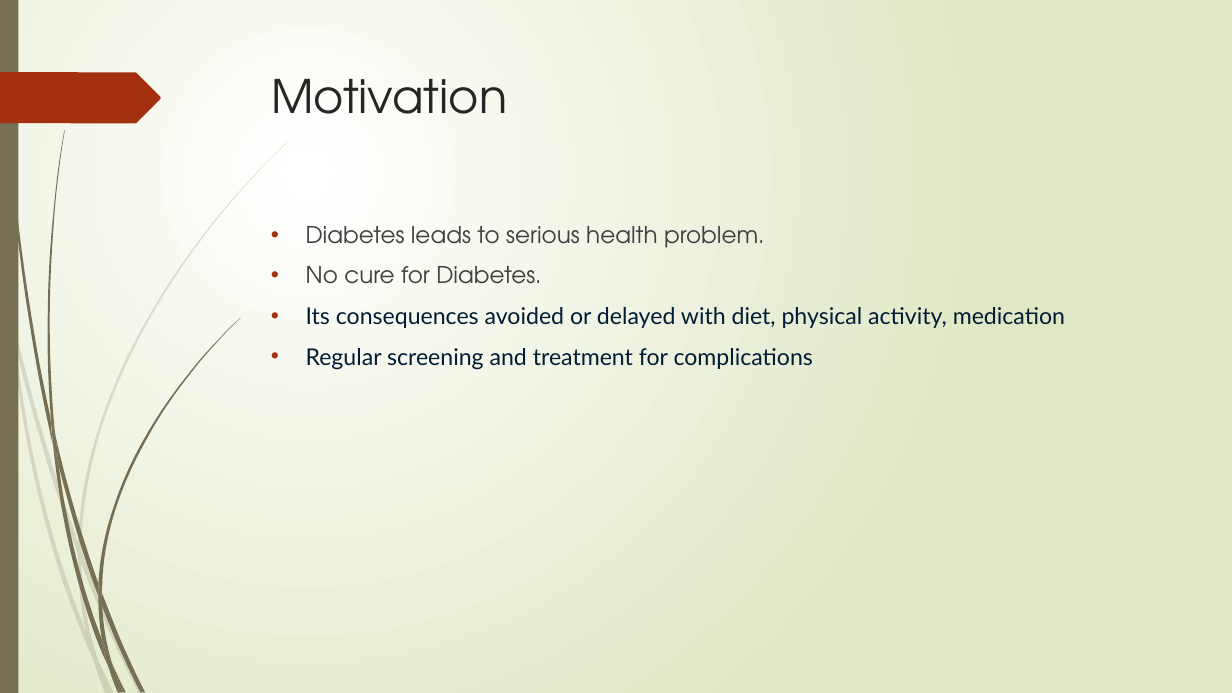
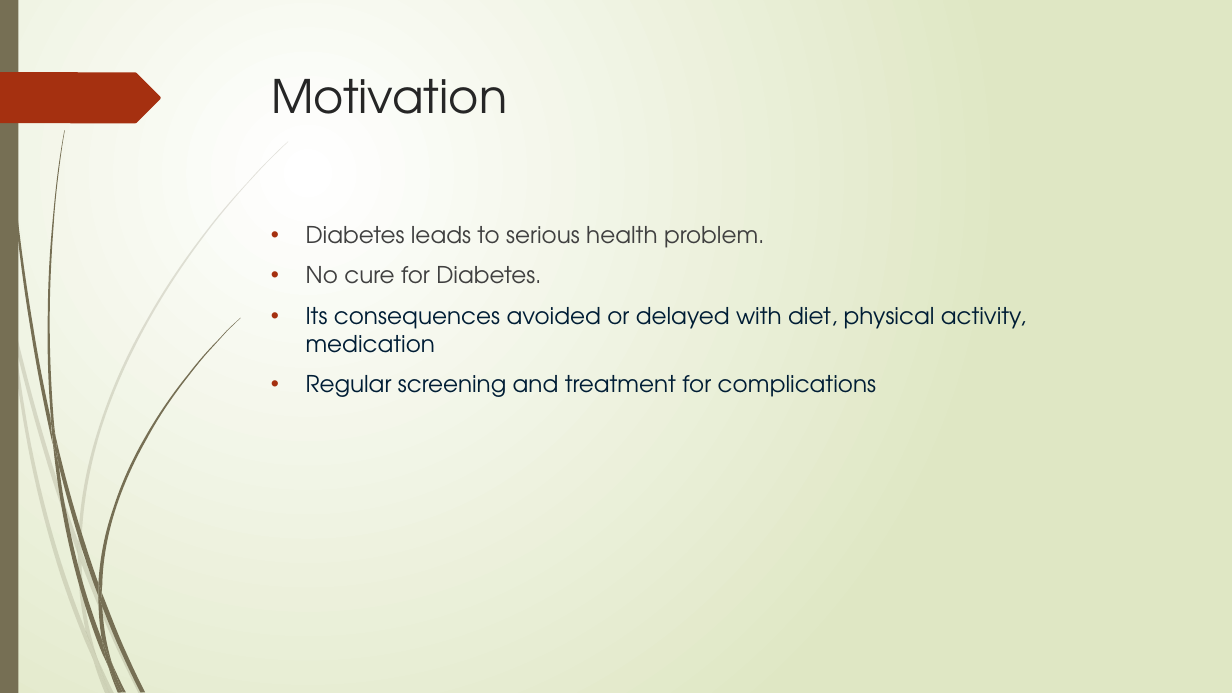
Before and after one commit to deepaliH03/GIT-DEMO, a slide deck: slide 2 of Excel Project/PPT on Diabetic Patient Survey.pptx. Drawn at 1232x693 pixels with LibreOffice and Linux fonts; fonts in the diff are those of the drawing. Boxes give left, top, right and bottom in pixels: in the first picture for what was removed or moved away, otherwise in the second. Text is boxed around its words. In the diff, an @@ line names an element or a change of style, - is before the commit and + after.

```diff
--- a/Excel Project/PPT on Diabetic Patient Survey.pptx
+++ b/Excel Project/PPT on Diabetic Patient Survey.pptx
@@ text at <box>306,307,1026,397</box>: font Lato to TeX Gyre Adventor in "Its consequences avoided or delayed with diet, ...", "Regular screening and treatment for complications" @@
```
Also in this commit, not shown: 1 other file.
